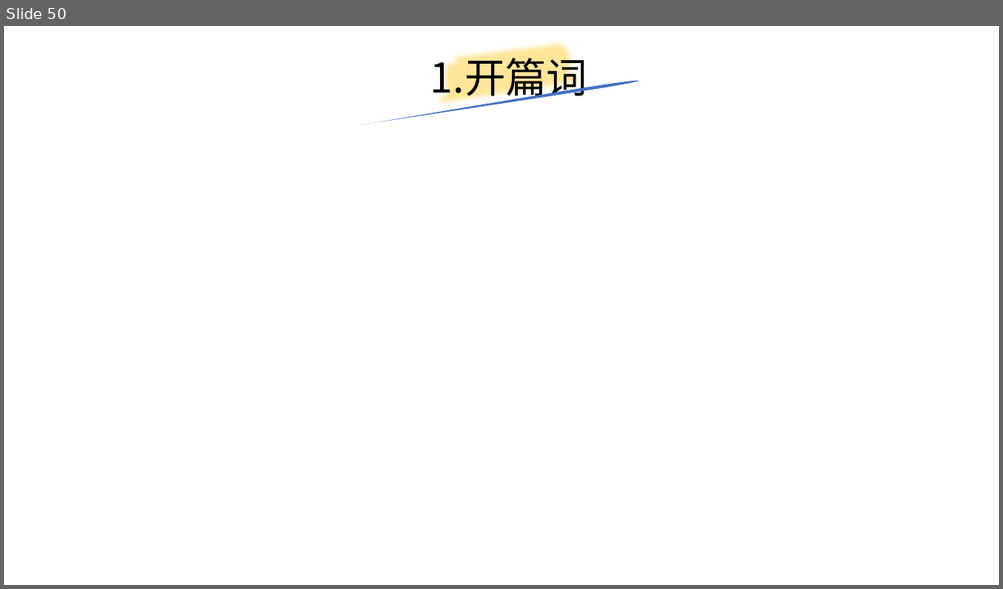
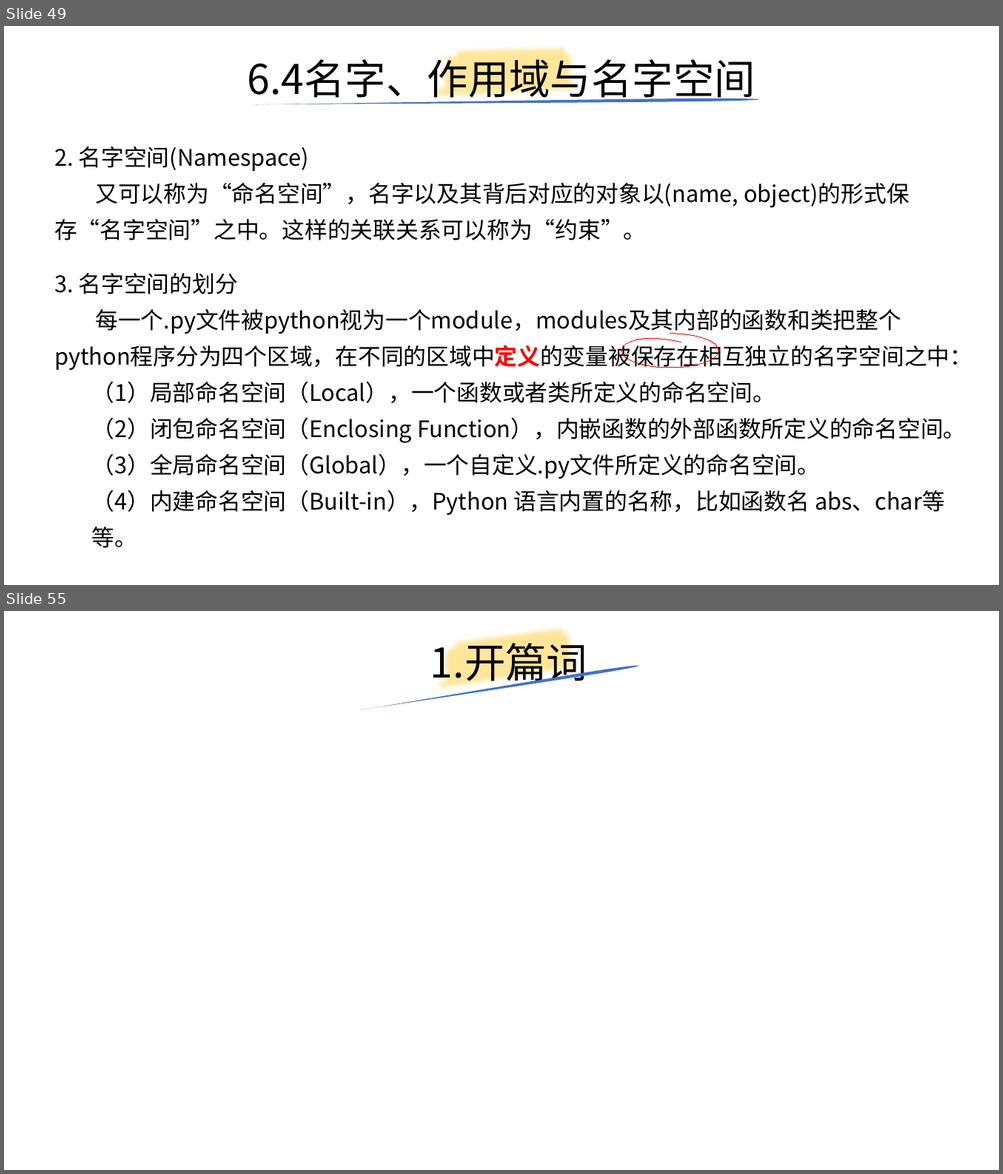
Before and after one commit to yiwenliu/CorePython, a slide deck: PPT/CorePython.pptx. Shown one above the other, each under a label of ours: slide 50 before the commit, slides 49 and 55 after it; the slides between them are not shown. The pictures are 1003x589 and 1003x1174 pixels, drawn with LibreOffice and Linux fonts; fonts in the diff are those of the drawing. Boxes give left, top, right and bottom in pixels: in the first picture for what was removed or moved away, otherwise in the second. Text is boxed around its words. In the diff, an @@ line names an element or a change of style, - is before the commit and + after.

```diff
--- a/PPT/CorePython.pptx
+++ b/PPT/CorePython.pptx
@@ slide 49 added at [4,26,999,585], background #FFFFFF @@
@@ freeform shape added at [431,26,588,130], outline #FFE699 16 pt @@
@@ title added at [247,53,755,104], 39.6 pt, text #000000 @@
+6.4名字、作用域与名字空间
@@ freeform shape added at [252,99,759,104], fill #4472C4 @@
@@ text added at [54,147,909,241], 22 pt, text #000000 @@
+2. 名字空间(Namespace)
+又可以称为“命名空间”，名字以及其背后对应的对象以(name, object)的形式保存“名字空间”之中。这样的关联关系可以称为“约束”。
@@ text added at [54,273,972,515], 22 pt, text #000000 @@
+3. 名字空间的划分
+每一个.py文件被python视为一个module，modules及其内部的函数和类把整个python程序分为四个区域，在不同的区域中定义的变量被保存在相互独立的名字空间之中：
+  （1）局部命名空间（Local），一个函数或者类所定义的命名空间。
+  （2）闭包命名空间（Enclosing Function），内嵌函数的外部函数所定义的命名空间。
+  （3）全局命名空间（Global），一个自定义.py文件所定义的命名空间。
+  （4）内建命名空间（Built-in），Python 语言内置的名称，比如函数名 abs、char等等。
@@ freeform shape added at [622,333,719,368], outline #FF0000 0.75 pt @@
@@ what was slide 50 is now slide 55 @@
```
Also in this commit, not shown: 2 slides changed, 4 other slides added, 1 other file.
